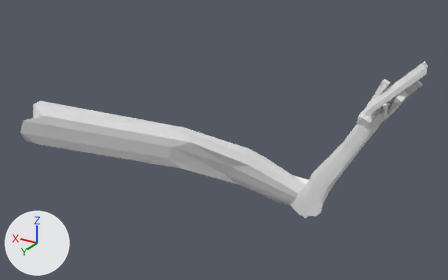
The Blender file Assets/Models/HandPhone.blend, before and after one commit.
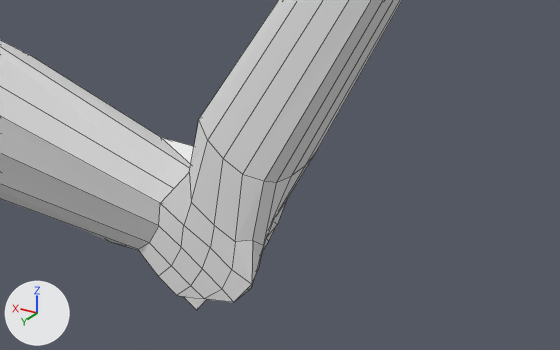
There are two pictures of each version: one whole from a camera (50 mm lens) standing at (-20.53, 50.01, 29.15) and looking at (5.29, 6.97, 7.63), one close up from a camera (50 mm lens) standing at (-10.02, 13.4, 8.54) and looking at (-1.0, -1.63, 1.02). Arrows for +X, +Y and +Z are at lower left; the lights stay in place. The close-ups show mesh edges as thin lines.
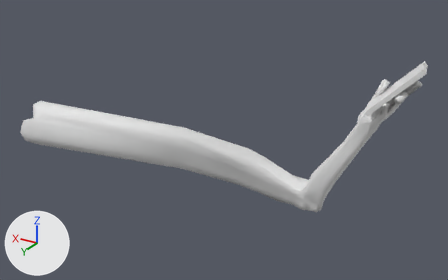
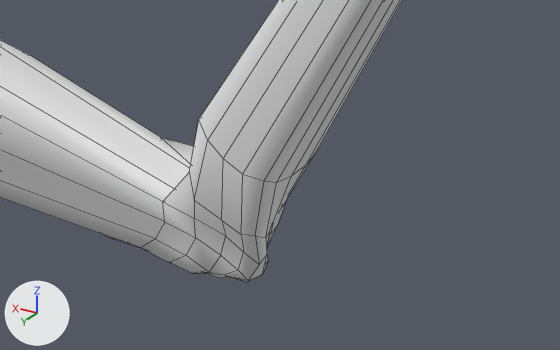
Location of each change, (x1, y1, x2, y2) in pixels of the close-ups (560 x 350 px; the box of a moved part takes in the faces that stretch with it):
'Cube', reshaped
    before: (0, 0, 402, 310)
    after: (0, 0, 402, 282)
part 1 of me_cube, moved or reshaped
    before: (0, 87, 305, 310)
    after: (0, 87, 305, 282)
part 2 of me_cube, shading changed
    both: (0, 0, 402, 196)

What changed in the scene script:
```text
Change me_cube:
    used by ob_cube; location = (0.0, 0.0, 0.0)
    remove me_cube.from_pydata(...)  # 272 vertices, 270 faces; spans x -9.9..20.9, y -1.8..16.7, z -1.6..14.1
    add me_cube.from_pydata(...)  # 272 vertices, 270 faces; spans x -9.9..20.9, y -1.8..16.7, z -1.5..14.1
    me_cube part 1: 52 of 272 vertices moved; they spanned x -2.0..3.5, y -1.1..1.2, z -1.6..1.3 and now span x -1.9..3.5, y -1.2..1.0, z -1.5..1.3; mean shift (0.0, -0.4, 0.0); largest move (-0.3, 1.1, -1.6) -> (-0.3, 0.2, -1.2)
    me_cube part 2: all faces are now shaded smooth (270 of 270 changed)
```
